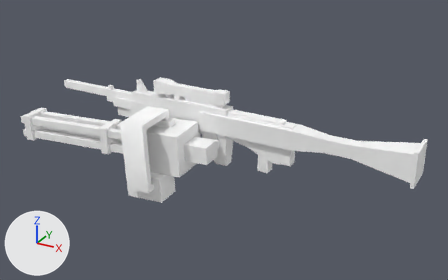
What one commit did to the FBX model Assets/3rd-Party/SimpleWorldVol1/SimpleMilitary/Old/Models/Characters/SimpleMilitary_Weapons.fbx.
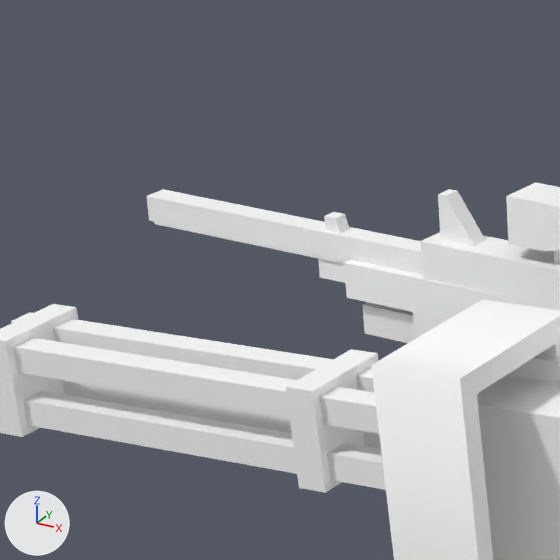
Each version appears first whole from a camera (50 mm lens) standing at (2.54, -4.74, 2.37) and looking at (0.0, -0.11, 0.06), and next in a close-up on the part from 6% to 37% of the width and 11% to 61% of the height. Lighting does not change. The marker at lower left points along +X, +Y and +Z. Where no turn or scale is listed for an object, it has been applied to the vertices.

In view in the first close-up: 'Weapon_AssultRifle01', 'Weapon_AssultRifle02', 'Weapon_Minigun', 'Weapon_MinigunBarrel', 'Weapon_RPG', 'Weapon_Rifle', 'Weapon_Shotgun', 'Weapon_SniperRifle'.
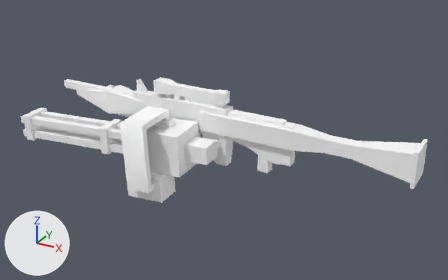
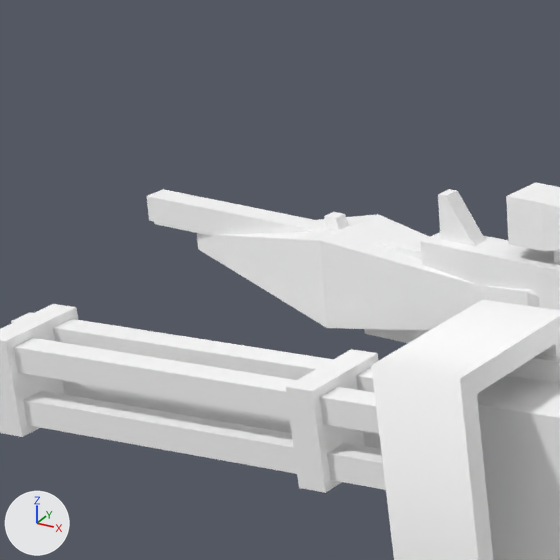
Changed parts and their boxes [x1, y1, x2, y2] in the close-ups (560 x 560 px):
'Weapon_RPG', reshaped: before [554, 250, 560, 264]; after [197, 214, 560, 330]
part 1 of me_mesh_010, built on: after [197, 214, 540, 330]
'Weapon_Shotgun', unchanged, covered by the edit: before [344, 260, 544, 343]; after [364, 290, 544, 343]

The edits, one by one:
me_mesh_010 is used by ob_weapon_rpg; location (-0.077, -0.007, -0.085).
me_mesh_010 had 76 vertices, 139 faces and spanned x -0.64..1.83, y -0.17..0.14, z -0.15..0.49.
me_mesh_010 now has 88 vertices, 164 faces and spans x -1.77..1.83, y -0.17..0.14, z -0.15..0.49.
Part 1, on me_mesh_010:
4 vertices are removed from x -0.64, y -0.03..0.04, z 0.23..0.31.
9 faces are deleted.
16 vertices are added at x -1.77..-0.67, y -0.1..0.13, z 0.15..0.39.
34 new faces join them.
